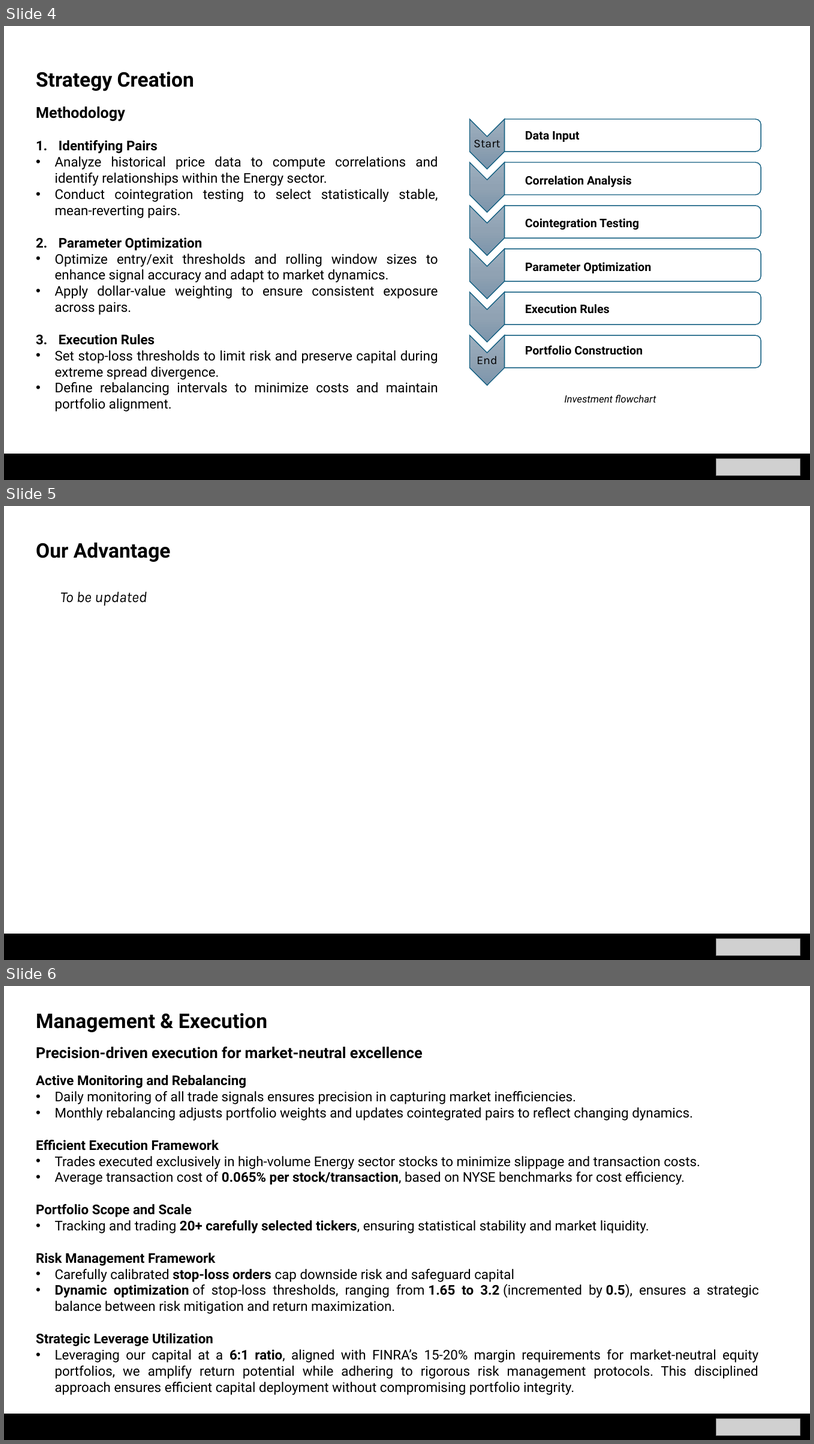
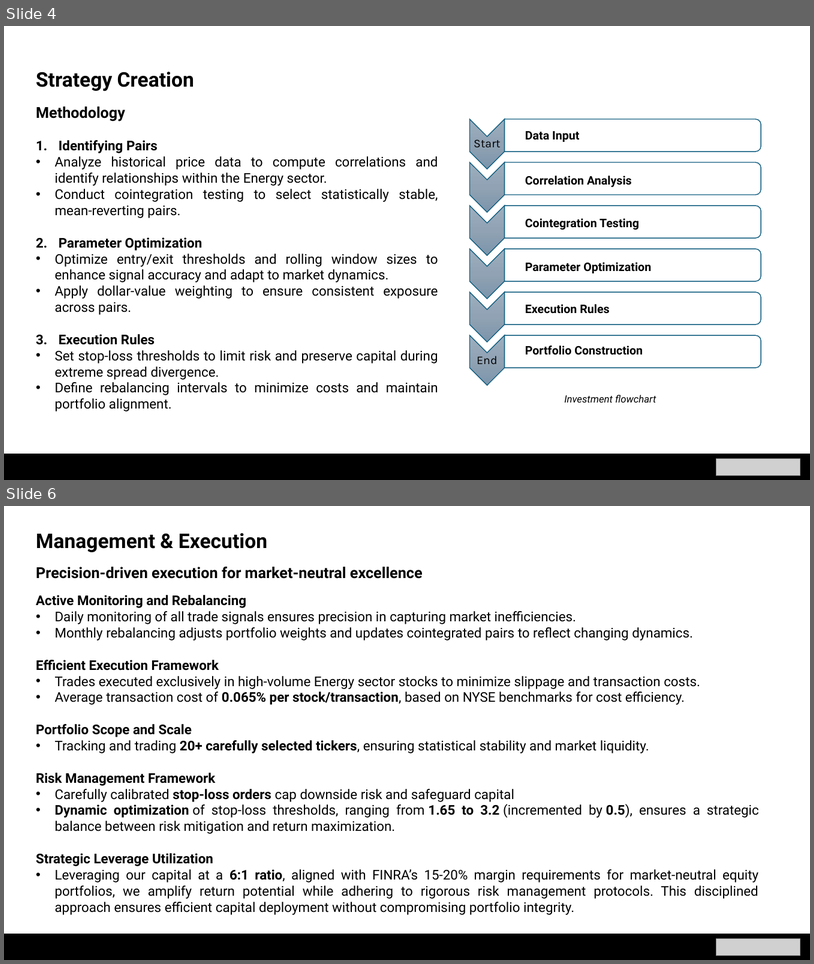
Before and after one commit to nicklewis-16/applied_algo_final, a slide deck: project_presentation.pptx. Shown one above the other, each under a label of ours: slides 4, 5 and 6 before the commit, slides 4 and 6 after it; the slides between them are not shown. The pictures are 814x1444 and 814x964 pixels, drawn with LibreOffice and Linux fonts; fonts in the diff are those of the drawing; grey boxes stand for pictures. Boxes give left, top, right and bottom in pixels: in the first picture for what was removed or moved away, otherwise in the second. Text is boxed around its words. In the diff, an @@ line names an element or a change of style, - is before the commit and + after.

```diff
--- a/project_presentation.pptx
+++ b/project_presentation.pptx
@@ slide 5 removed at bbox=[4, 506, 810, 960], background #FFFFFF @@
@@ text removed at bbox=[36, 542, 171, 562] @@
-Our Advantage
@@ text removed at bbox=[60, 591, 147, 606] @@
-To be updated
@@ rectangle removed at bbox=[4, 934, 810, 960] @@
@@ picture removed at bbox=[717, 939, 801, 955] @@
```
Also in this commit, not shown: 1 slide added.
